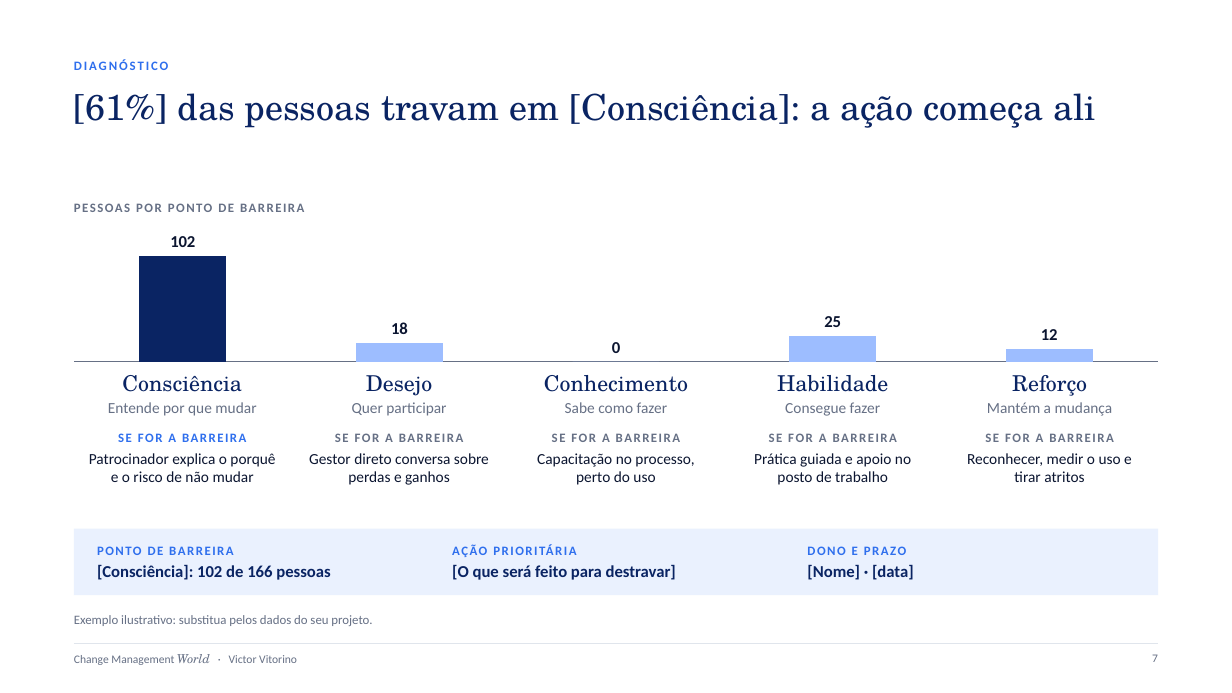
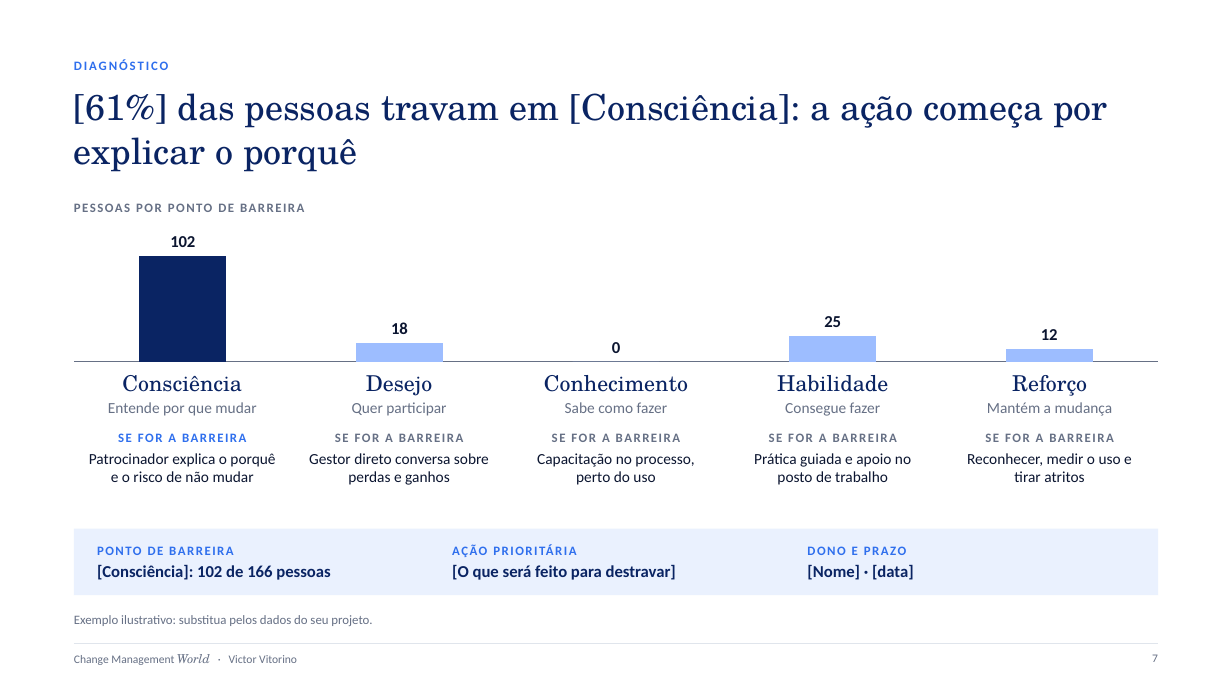
Before and after one commit to VictorVitorino/finaldoanovideo, a slide deck: slide 7 of blog/assets/modelos/kit-de-gestao-da-mudanca.pptx. Drawn at 1232x693 pixels with LibreOffice and Linux fonts; fonts in the diff are those of the drawing. Boxes give left, top, right and bottom in pixels: in the first picture for what was removed or moved away, otherwise in the second. Text is boxed around its words. In the diff, an @@ line names an element or a change of style, - is before the commit and + after.

```diff
--- a/blog/assets/modelos/kit-de-gestao-da-mudanca.pptx
+++ b/blog/assets/modelos/kit-de-gestao-da-mudanca.pptx
@@ title at [74,93,1108,172]: text changed @@
-[61%] das pessoas travam em [Consciência]: a ação começa ali
+[61%] das pessoas travam em [Consciência]: a ação começa por explicar o porquê
```
Also in this commit, not shown: 2 other slides changed, 22 other files.
